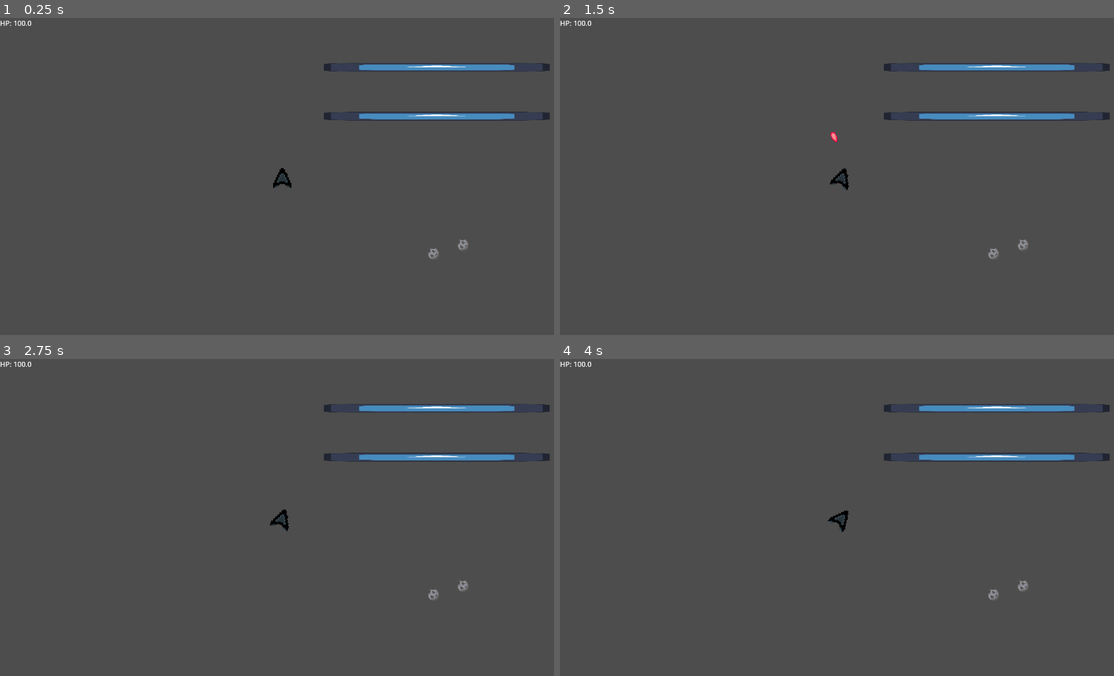
Above: before the commit, frames 1-4 (two rows, left to right).
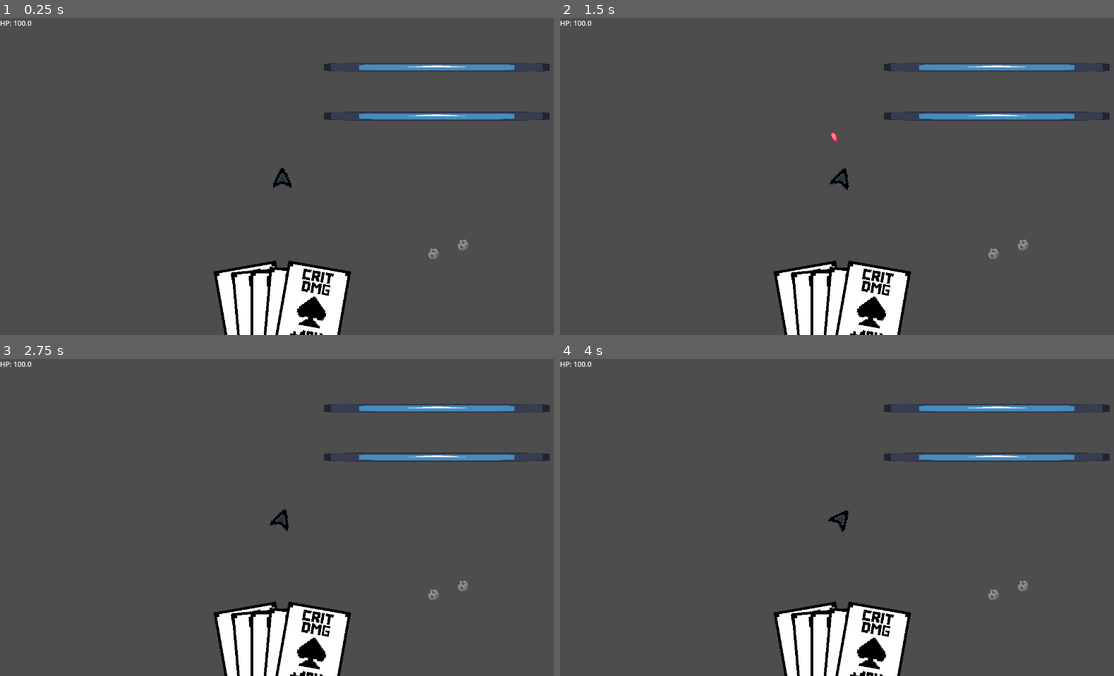
Above: after the commit, the same moments.

Repository: aenton89/deckship
Game: Godot game, scene res://scenes/system/main.tscn
The game is run twice, just before and just after one commit, with the same random seed, the same clock (stepped at 60 frames per second) and the same inputs. The engine's default icon, where the game draws it, is replaced by a stand-in: a white triangle on a blue panel in a dark square.
Inputs (mouse positions are in pixels of both pictures, inside the frame that each line leads up to):
- Up to frame 1 (0.25 s): no input
- Up to frame 2 (1.5 s): tap Enter at 0.5 s; right-click (842, 176) at 0.6 s; tap Space at 1.25 s; move the mouse to (731, 192) at 1.27 s; click (731, 192) at 1.35 s
- Up to frame 3 (2.75 s): tap Enter at 2 s; move the mouse to (337, 447) at 2.02 s; tap 1 at 2.1 s
- Up to frame 4 (4 s): tap Space at 2.75 s; move the mouse to (814, 580) at 2.77 s; tap 2 at 2.85 s; tap Enter at 3.5 s; move the mouse to (1014, 565) at 3.52 s; right-click (1014, 565) at 3.6 s

The runs differ from the first frame. In frame 1, 4.9% of the frame differs, in the area x 38-64%, y 76-100%; in frame 2, 4.9%; in frame 3, 4.9%; in frame 4, 4.9%.

Commit message:
tinker with cards

Diff:
--- a/scenes/system/user_interface.tscn
+++ b/scenes/system/user_interface.tscn
@@ -1,10 +1,13 @@
-[gd_scene load_steps=2 format=3 uid="uid://l8fyderrn8e8"]
+[gd_scene load_steps=4 format=3 uid="uid://l8fyderrn8e8"]
 
 [ext_resource type="Script" uid="uid://c4fy6dwdm2nc0" path="res://scritps/system/user_interface.gd" id="1_jqr8t"]
+[ext_resource type="Script" uid="uid://cbd1id8plow2m" path="res://scritps/system/hand_ui.gd" id="2_bwudt"]
+[ext_resource type="Texture2D" uid="uid://corxqsq638tos" path="res://assets/card_01.png" id="2_s3ato"]
 
-[node name="User Interface" type="CanvasLayer" node_paths=PackedStringArray("hp_label")]
+[node name="User Interface" type="CanvasLayer" node_paths=PackedStringArray("hp_label", "hand_control")]
 script = ExtResource("1_jqr8t")
 hp_label = NodePath("HUD/HP Label")
+hand_control = NodePath("Hand")
 metadata/_custom_type_script = "uid://c4fy6dwdm2nc0"
 
 [node name="HUD" type="Control" parent="."]
@@ -21,3 +24,43 @@
 offset_right = 40.0
 offset_bottom = 23.0
 text = "HP:"
+
+[node name="Hand" type="Control" parent="."]
+layout_mode = 3
+anchors_preset = 15
+anchor_right = 1.0
+anchor_bottom = 1.0
+grow_horizontal = 2
+grow_vertical = 2
+mouse_filter = 2
+script = ExtResource("2_bwudt")
+
+[node name="Card6" type="Node2D" parent="Hand"]
+
+[node name="Sprite2D" type="Sprite2D" parent="Hand/Card6"]
+scale = Vector2(1.5, 1.5)
+texture = ExtResource("2_s3ato")
+
+[node name="Card7" type="Node2D" parent="Hand"]
+
+[node name="Sprite2D" type="Sprite2D" parent="Hand/Card7"]
+scale = Vector2(1.5, 1.5)
+texture = ExtResource("2_s3ato")
+
+[node name="Card8" type="Node2D" parent="Hand"]
+
+[node name="Sprite2D" type="Sprite2D" parent="Hand/Card8"]
+scale = Vector2(1.5, 1.5)
+texture = ExtResource("2_s3ato")
+
+[node name="Card9" type="Node2D" parent="Hand"]
+
+[node name="Sprite2D" type="Sprite2D" parent="Hand/Card9"]
+scale = Vector2(1.5, 1.5)
+texture = ExtResource("2_s3ato")
+
+[node name="Card10" type="Node2D" parent="Hand"]
+
+[node name="Sprite2D" type="Sprite2D" parent="Hand/Card10"]
+scale = Vector2(1.5, 1.5)
+texture = ExtResource("2_s3ato")
--- /dev/null
+++ b/scritps/system/hand_ui.gd
@@ -0,0 +1,44 @@
+extends Control
+
+
+
+var cards: Array[Node2D]= []
+var radius = 200          # promień okręgu, po którym będą ustawione karty
+var angle_spread = 40     # w stopniach – jak szeroki ma być wachlarz
+var y_offset = 50
+
+
+
+func _ready() -> void:
+	for child in get_children():
+		cards.append(child)
+		update_card_positions()
+
+
+
+func add_card(card_scene: PackedScene):
+	var card = card_scene.instantiate()
+	add_child(card)
+	cards.append(card)
+	update_card_positions()
+
+func update_card_positions():
+	if cards.size() == 0:
+		return
+
+	var center_x = size.x / 2
+	var center_y = size.y
+
+	var start_angle = -angle_spread / 2
+	var step = angle_spread / max(cards.size() - 1, 1)
+
+	for i in range(cards.size()):
+		var angle_deg = start_angle + i * step
+		var angle_rad = deg_to_rad(angle_deg)
+
+		# pozycja w wachlarzu
+		var x = center_x + radius * sin(angle_rad)
+		var y = center_y - radius * (1 - cos(angle_rad)) - y_offset
+
+		cards[i].position = Vector2(x, y)
+		cards[i].rotation_degrees = angle_deg * 0.5 # delikatne obrócenie dla efektu
--- a/scritps/system/user_interface.gd
+++ b/scritps/system/user_interface.gd
@@ -5,6 +5,8 @@
 
 @export_category("HUD")
 @export var hp_label: Label
+@export_category("Hand")
+@export var hand_control: Control
 
 
 
